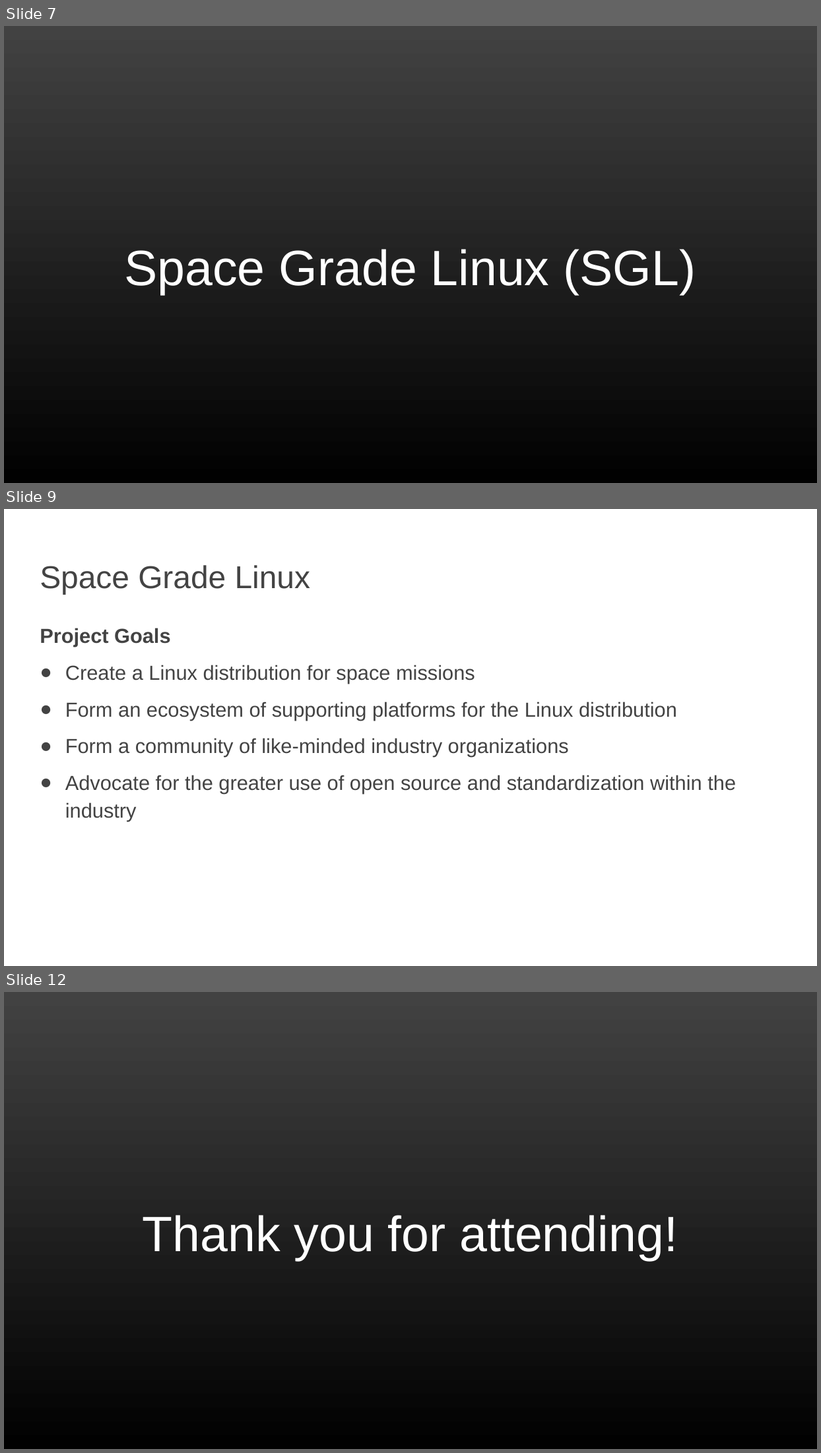
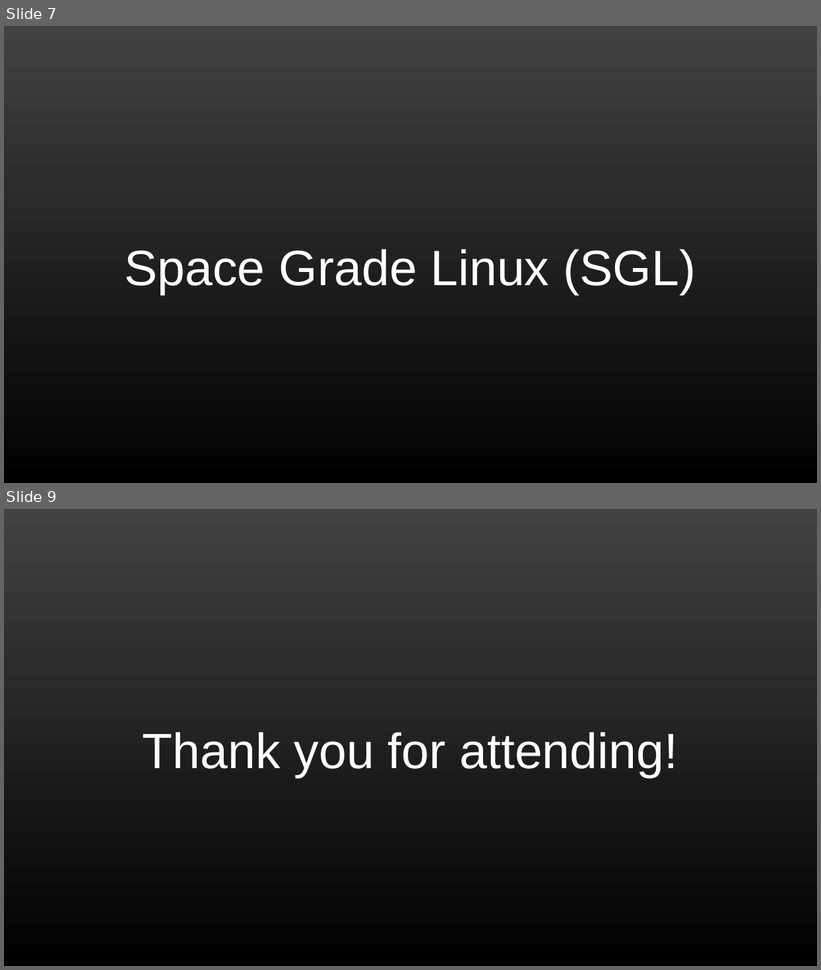
Before and after one commit to elisa-tech/wg-aerospace, a slide deck: presentations/ELISA-FSW-March2025.pptx. Shown one above the other, each under a label of ours: slides 7, 9 and 12 before the commit, slides 7 and 9 after it; the slides between them are not shown. The pictures are 821x1453 and 821x970 pixels, drawn with LibreOffice and Linux fonts; fonts in the diff are those of the drawing; background and template pictures are left out. Boxes give left, top, right and bottom in pixels: in the first picture for what was removed or moved away, otherwise in the second. Text is boxed around its words. In the diff, an @@ line names an element or a change of style, - is before the commit and + after.

```diff
--- a/presentations/ELISA-FSW-March2025.pptx
+++ b/presentations/ELISA-FSW-March2025.pptx
@@ slide 9 removed at (x1=4, y1=509, x2=817, y2=966), background #FFFFFF @@
@@ title removed at (x1=40, y1=565, x2=310, y2=594) @@
-Space Grade Linux
@@ text removed at (x1=40, y1=628, x2=736, y2=822) @@
-Project Goals
-● Create a Linux distribution for space missions
-● Form an ecosystem of supporting platforms for the Linux distribution
-● Form a community of like-minded industry organizations
-● Advocate for the greater use of open source and standardization within the industry
@@ what was slide 12 is now slide 9 @@
```
Also in this commit, not shown: 4 slides changed, 2 other slides removed.
